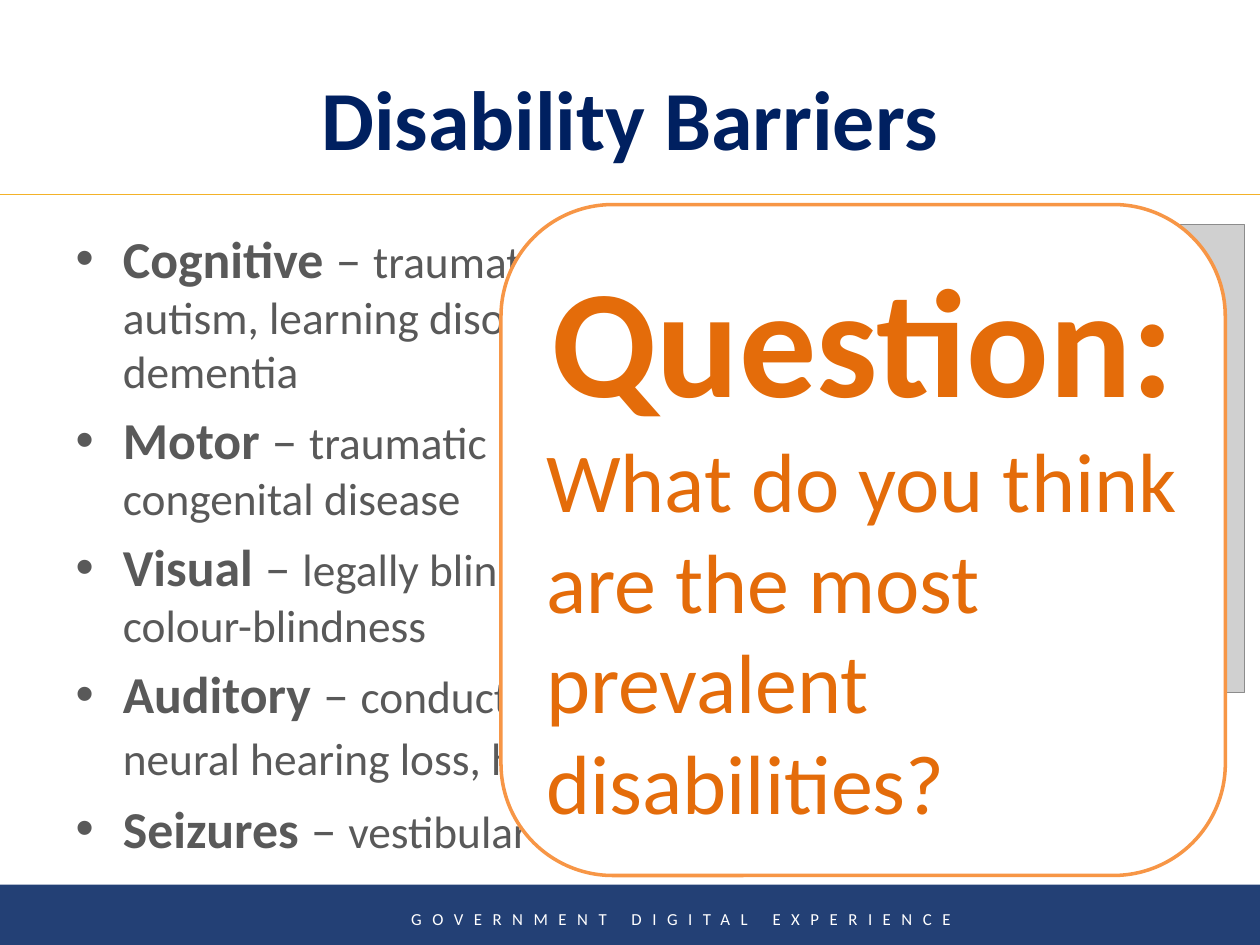
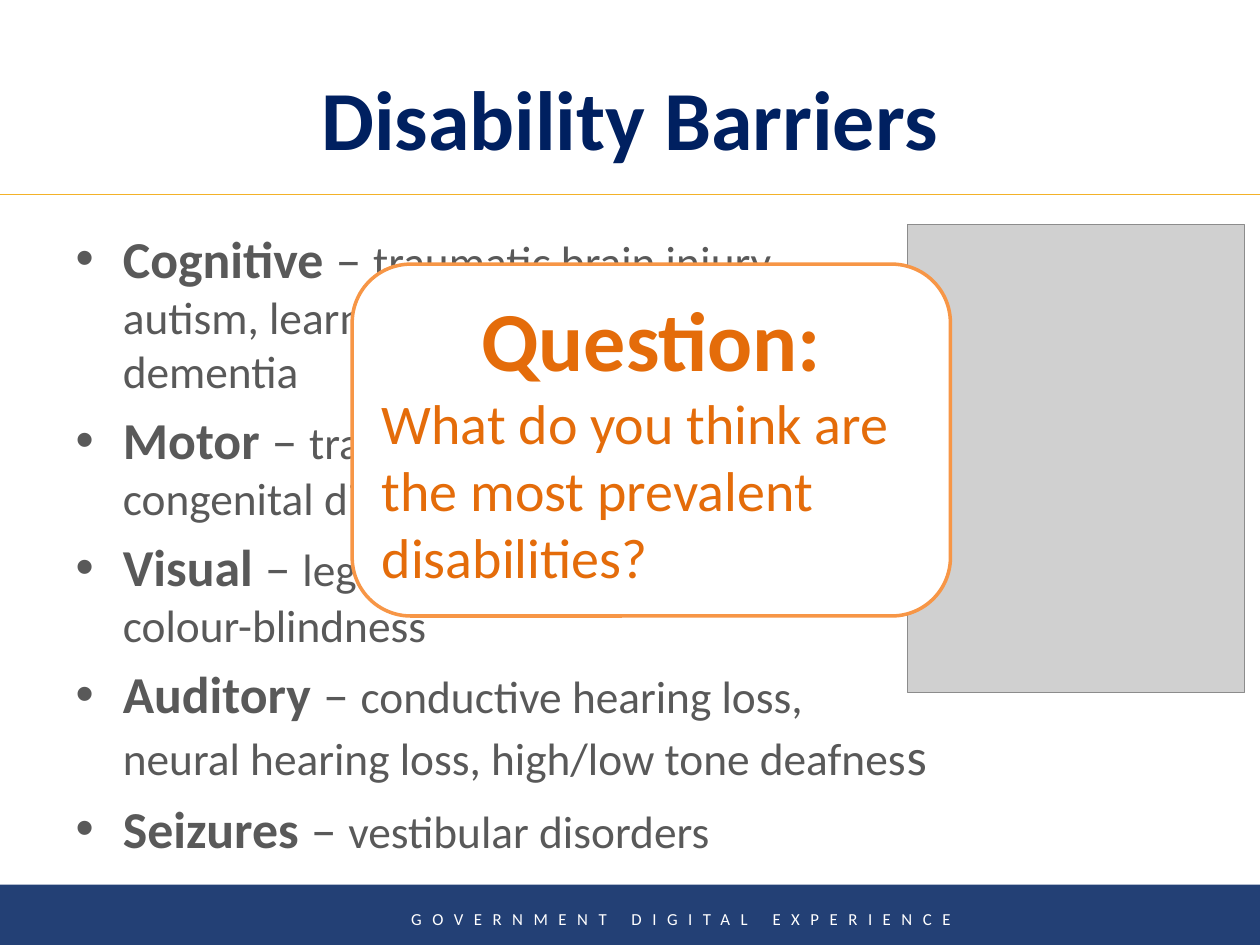
Before and after one commit to Gavin-McLeod/Accessibility-presentation, a slide deck: slide 5 of Digital Product Innovation in the Public Service-TRAN.pptx. Drawn at 1260x945 pixels with LibreOffice and Linux fonts; fonts in the diff are those of the drawing; grey boxes stand for pictures; background and template pictures are left out. Boxes give left, top, right and bottom in pixels: in the first picture for what was removed or moved away, otherwise in the second. Text is boxed around its words. In the diff, an @@ line names an element or a change of style, - is before the commit and + after.

```diff
--- a/Digital Product Innovation in the Public Service-TRAN.pptx
+++ b/Digital Product Innovation in the Public Service-TRAN.pptx
@@ rounded rectangle "Question:" resized from (x1=501, y1=204, x2=1226, y2=876) to (x1=353, y1=265, x2=951, y2=616) @@
@@ rounded rectangle "Question:" at (x1=353, y1=265, x2=951, y2=616): size 88 to 48 pt in "Question:"; size 48 to 32 pt in "What do you think are the most ..." @@
```
Also in this commit, not shown: 3 other slides changed.
